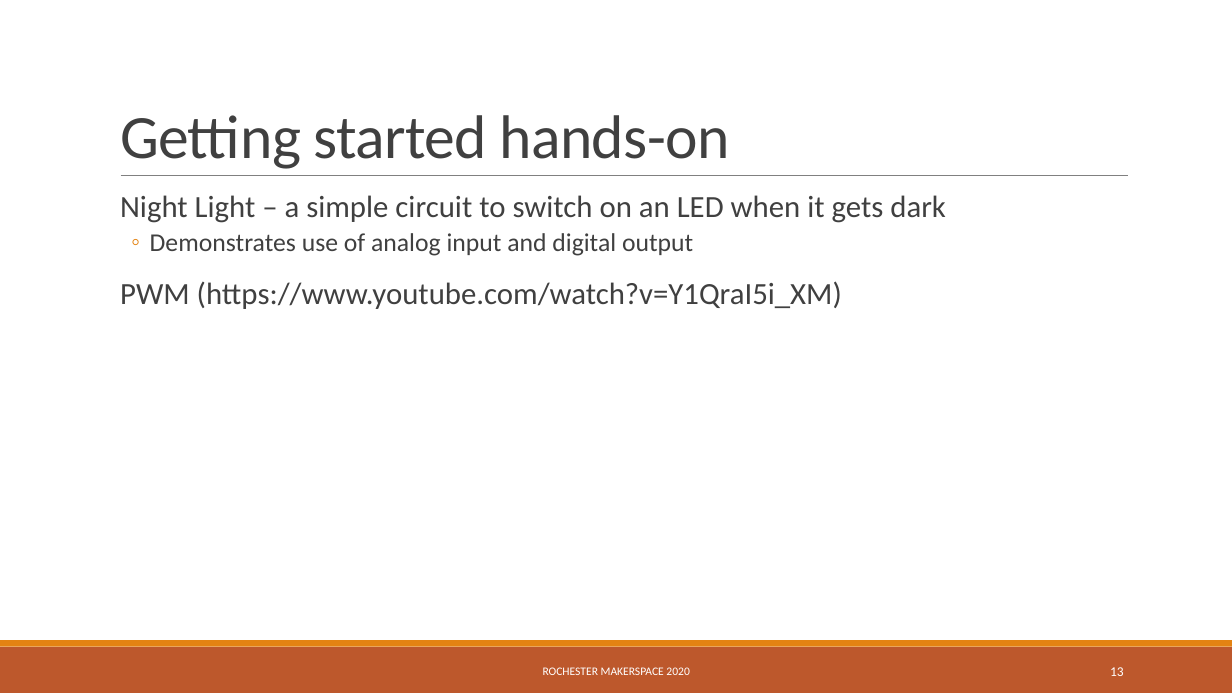
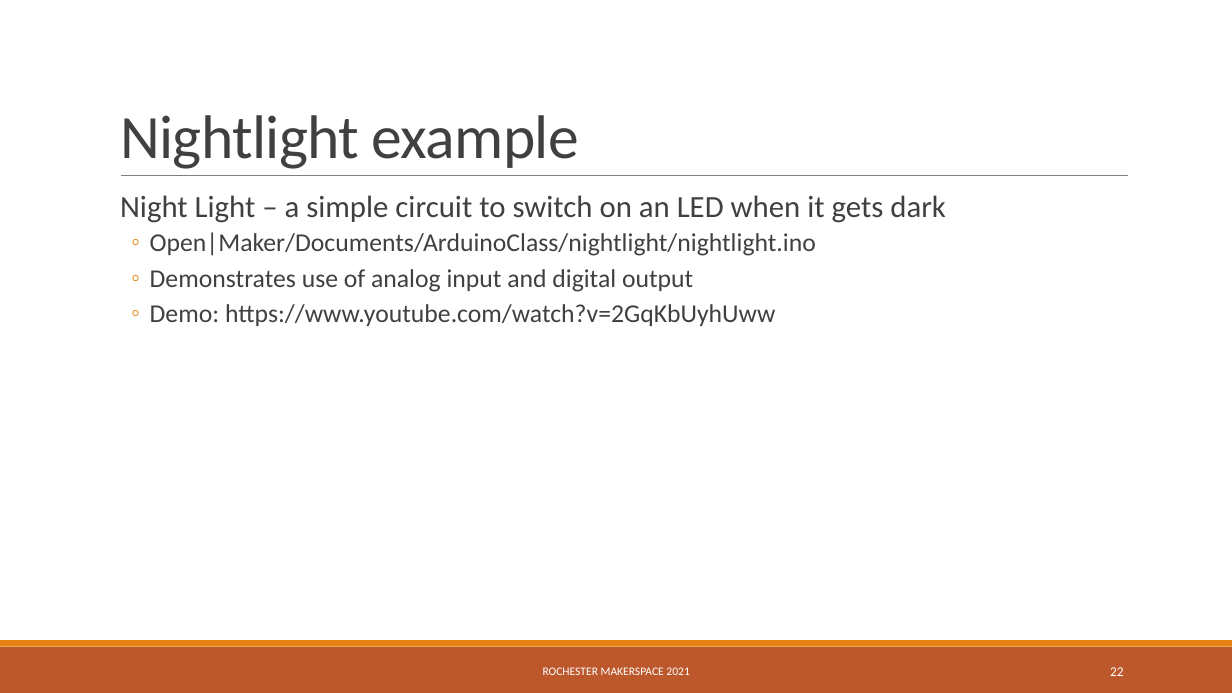
Before and after one commit to RochesterMakerSpace/ArduinoClass, a slide deck: slide 22 of docs/Introduction to Arduino.pptx (slide 13 before the commit). Drawn at 1232x693 pixels with LibreOffice and Linux fonts; fonts in the diff are those of the drawing. Boxes give left, top, right and bottom in pixels: in the first picture for what was removed or moved away, otherwise in the second. Text is boxed around its words. In the diff, an @@ line names an element or a change of style, - is before the commit and + after.

```diff
--- a/docs/Introduction to Arduino.pptx
+++ b/docs/Introduction to Arduino.pptx
@@ title at <box>120,115,579,169</box>: text changed @@
-Getting started hands-on
+Nightlight example
@@ text at <box>150,232,816,256</box>: paragraph added @@
+  ◦ Open|Maker/Documents/ArduinoClass/nightlight/nightlight.ino
@@ text at <box>150,304,775,326</box>: text changed; size 24 to 20 pt @@
-  PWM (https://www.youtube.com/watch?v=Y1QraI5i_XM)
+  ◦ Demo: https://www.youtube.com/watch?v=2GqKbUyhUww
@@ text at <box>543,667,689,675</box>: text changed @@
-ROCHESTER MAKERSPACE 2020
+ROCHESTER MAKERSPACE 2021
@@ page number at <box>1110,667,1124,676</box>: text changed @@
-13
+22
```
Also in this commit, not shown: 12 other slides changed, 11 slides added, 7 other files.
